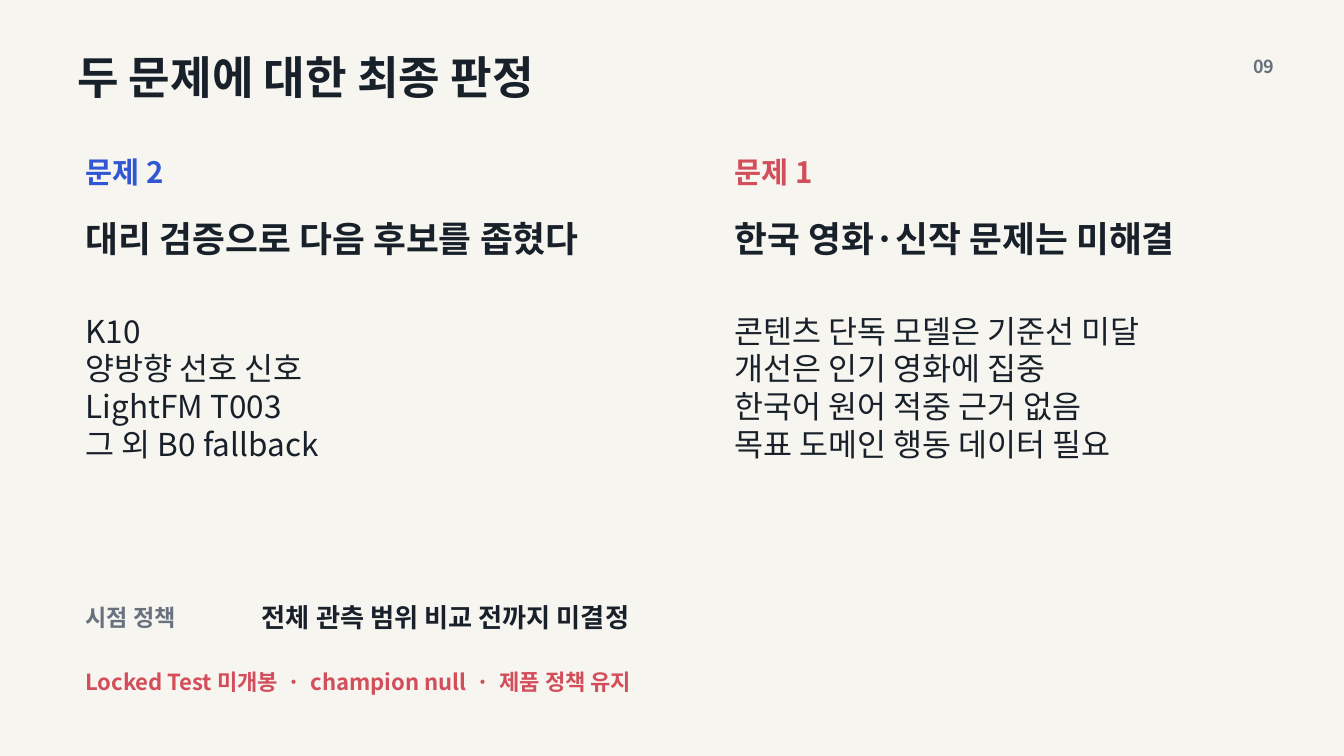
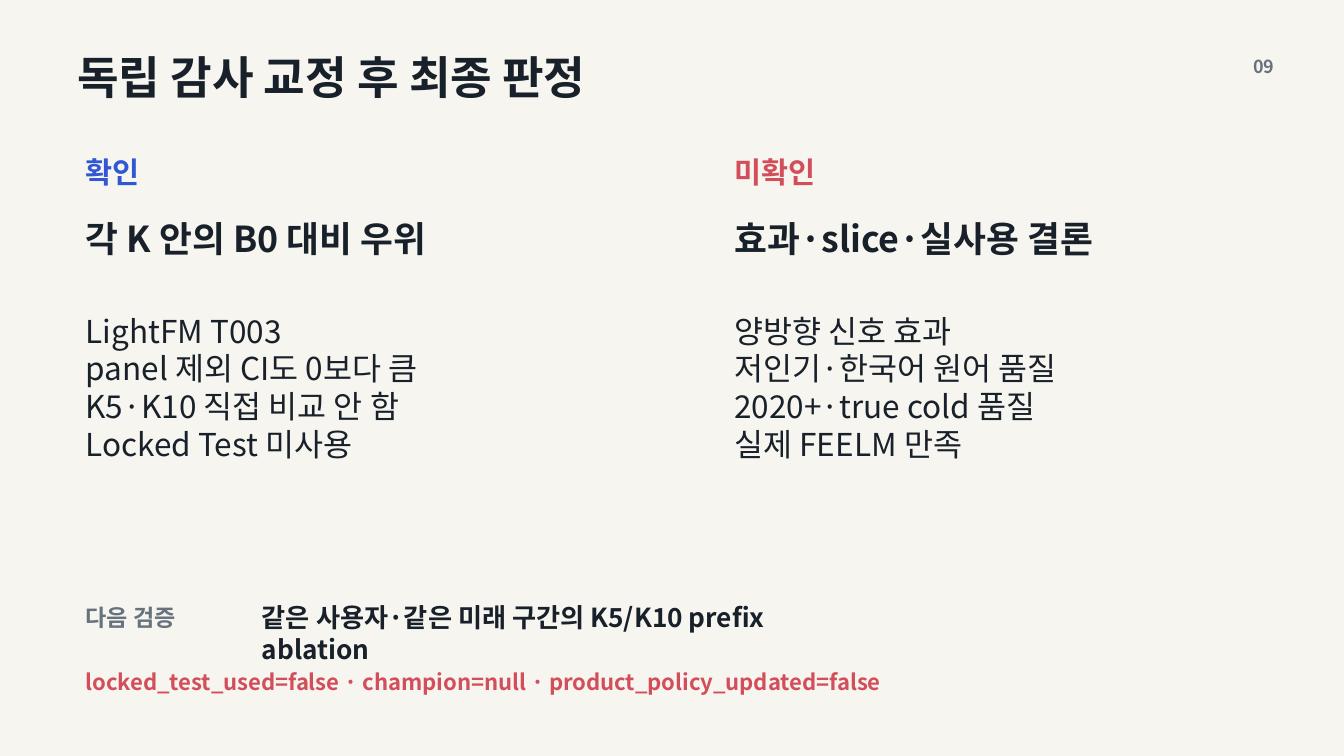
Before and after one commit to itcksgud/FEELM, a slide deck: slide 9 of docs/presentation/FEELM-REC-EV-019C-results.pptx. Drawn at 1344x756 pixels with LibreOffice and Linux fonts; fonts in the diff are those of the drawing. Boxes give left, top, right and bottom in pixels: in the first picture for what was removed or moved away, otherwise in the second. Text is boxed around its words. In the diff, an @@ line names an element or a change of style, - is before the commit and + after.

```diff
--- a/docs/presentation/FEELM-REC-EV-019C-results.pptx
+++ b/docs/presentation/FEELM-REC-EV-019C-results.pptx
@@ text at box(77, 56, 585, 98): text changed @@
-두 문제에 대한 최종 판정
+독립 감사 교정 후 최종 판정
@@ text at box(86, 158, 140, 186): text changed @@
-문제 2
+확인
@@ text at box(734, 158, 815, 186): text changed @@
-문제 1
+미확인
@@ text at box(85, 222, 427, 256): text changed @@
-대리 검증으로 다음 후보를 좁혔다
+각 K 안의 B0 대비 우위
@@ text at box(734, 222, 1094, 256): text changed @@
-한국 영화·신작 문제는 미해결
+효과·slice·실사용 결론
@@ text at box(86, 320, 303, 383): paragraphs removed @@
-K10
-양방향 선호 신호
@@ text at box(734, 316, 1057, 459): text changed @@
-콘텐츠 단독 모델은 기준선 미달
-개선은 인기 영화에 집중
-한국어 원어 적중 근거 없음
-목표 도메인 행동 데이터 필요
+양방향 신호 효과
+저인기·한국어 원어 품질
+2020+·true cold 품질
+실제 FEELM 만족
@@ text at box(86, 348, 418, 459): text changed @@
-그 외 B0 fallback
+panel 제외 CI도 0보다 큼
+K5·K10 직접 비교 안 함
+Locked Test 미사용
@@ text at box(86, 606, 175, 628): text changed @@
-시점 정책
+다음 검증
@@ text at box(262, 605, 765, 633): text changed @@
-전체 관측 범위 비교 전까지 미결정
+같은 사용자·같은 미래 구간의 K5/K10 prefix ablation
@@ text at box(85, 672, 881, 695): text changed @@
-Locked Test 미개봉 · champion null · 제품 정책 유지
+locked_test_used=false · champion=null · product_policy_updated=false
```
Also in this commit, not shown: 7 other slides changed, 16 other files.
